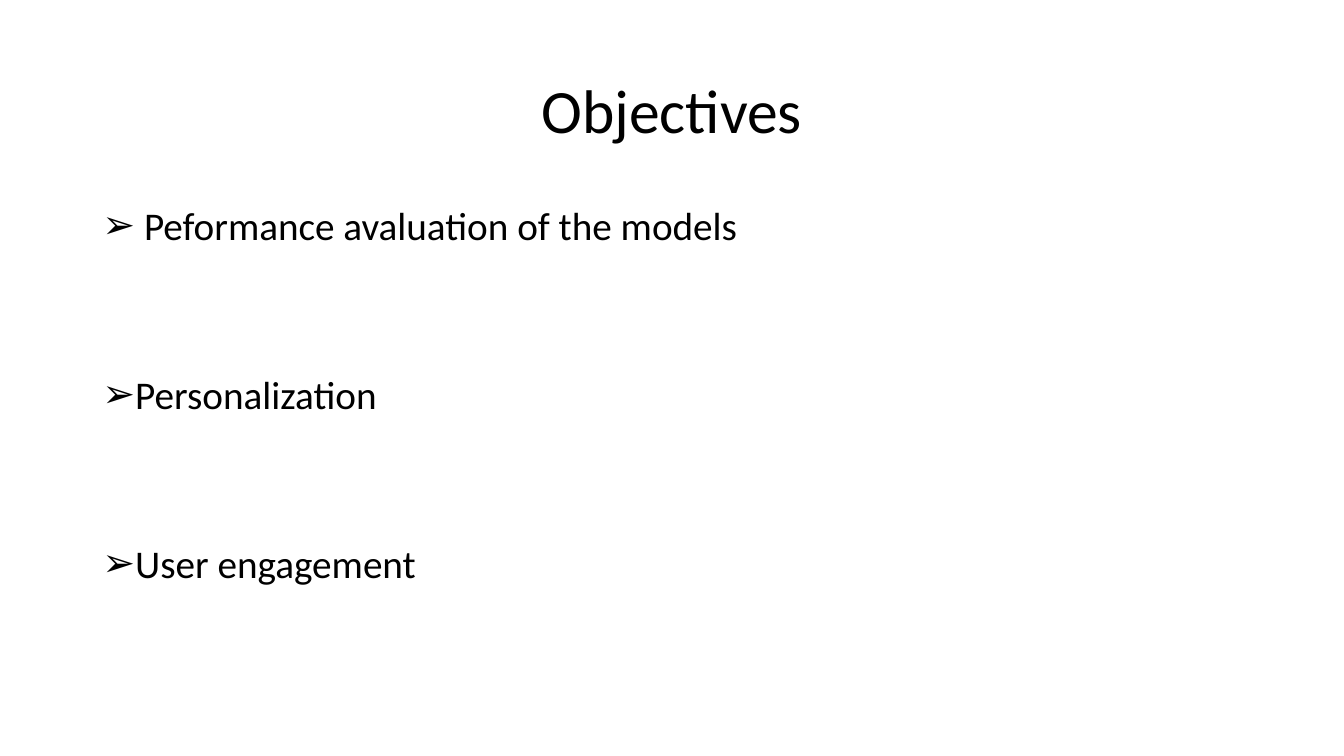
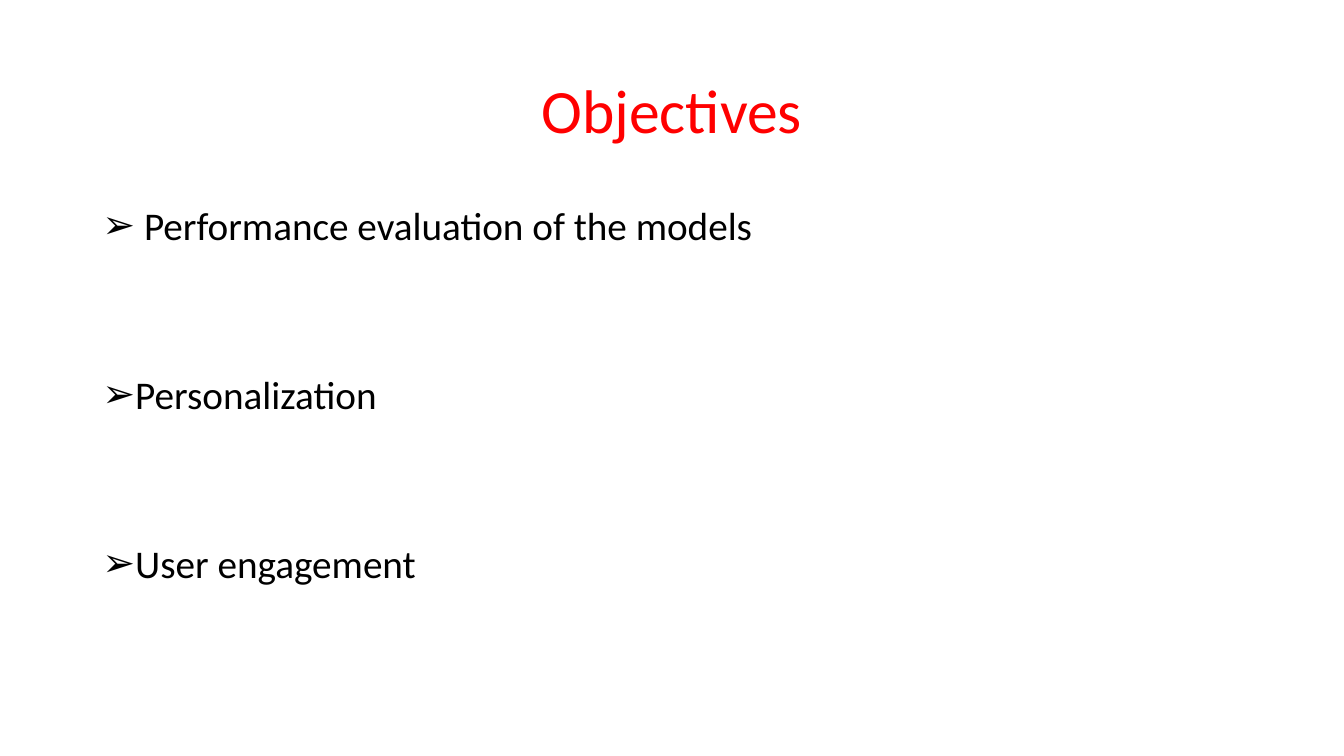
Before and after one commit to Mash-bot/Movie-Recommender-system, a slide deck: slide 4 of presentation.pptx. Drawn at 1344x756 pixels with LibreOffice and Linux fonts; fonts in the diff are those of the drawing; background and template pictures are left out. Boxes give left, top, right and bottom in pixels: in the first picture for what was removed or moved away, otherwise in the second. Text is boxed around its words. In the diff, an @@ line names an element or a change of style, - is before the commit and + after.

```diff
--- a/presentation.pptx
+++ b/presentation.pptx
@@ title "Objectives" at <box>541,90,802,144</box>: text colour #000000 to #FF0000 @@
@@ text at <box>144,212,752,241</box>: text changed @@
-➢ Peformance avaluation of the models
+➢ Performance evaluation of the models
```
Also in this commit, not shown: 6 other slides changed, 7 slides added, 1 slide removed, 2 other files.
